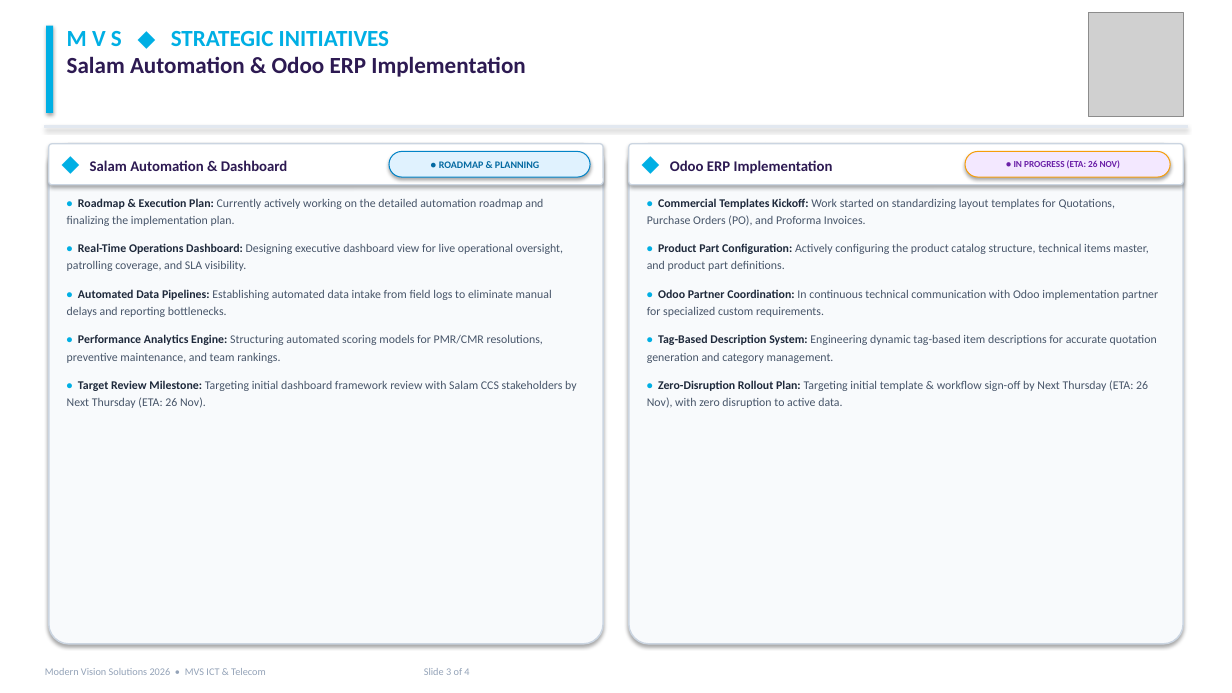
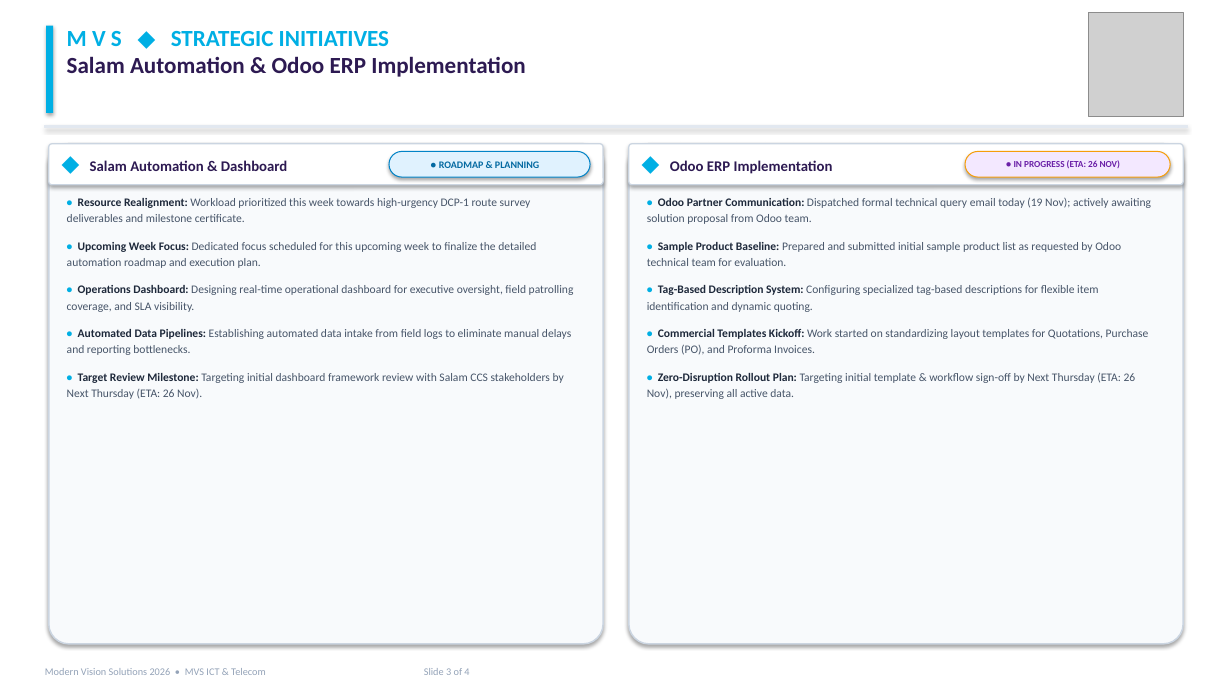
Before and after one commit to danishakbarofficial-create/mvs-portal, a slide deck: slide 3 of Presentation/MVS Weekly Tasks and IT Assets Presentation Week 47.pptx. Drawn at 1232x693 pixels with LibreOffice and Linux fonts; fonts in the diff are those of the drawing; grey boxes stand for pictures. Boxes give left, top, right and bottom in pixels: in the first picture for what was removed or moved away, otherwise in the second. Text is boxed around its words. In the diff, an @@ line names an element or a change of style, - is before the commit and + after.

Commit message:
feat: incorporate Odoo technical query email, DCP-1 Milestone 4 certificate request, and Salam workload realignments

```diff
--- a/Presentation/MVS Weekly Tasks and IT Assets Presentation Week 47.pptx
+++ b/Presentation/MVS Weekly Tasks and IT Assets Presentation Week 47.pptx
@@ text at [67, 198, 574, 312]: text changed; size 9.2 to 9 pt @@
-• Roadmap & Execution Plan: Currently actively working on the detailed automation roadmap and finalizing the implementation plan.
-• Real-Time Operations Dashboard: Designing executive dashboard view for live operational oversight, patrolling coverage, and SLA visibility.
+• Resource Realignment: Workload prioritized this week towards high-urgency DCP-1 route survey deliverables and milestone certificate.
+• Upcoming Week Focus: Dedicated focus scheduled for this upcoming week to finalize the detailed automation roadmap and execution plan.
+• Operations Dashboard: Designing real-time operational dashboard for executive oversight, field patrolling coverage, and SLA visibility.
@@ text at [647, 198, 1151, 312]: paragraphs added @@
+• Odoo Partner Communication: Dispatched formal technical query email today (19 Nov); actively awaiting solution proposal from Odoo team.
+• Sample Product Baseline: Prepared and submitted initial sample product list as requested by Odoo technical team for evaluation.
+• Tag-Based Description System: Configuring specialized tag-based descriptions for flexible item identification and dynamic quoting.
@@ text at [67, 329, 571, 399]: size 9.2 to 9 pt in "• Automated Data Pipelines: Establishing automated data ...", "• Target Review Milestone: Targeting initial dashboard ..."; line spacing 1.2 to 1.18 @@
@@ text at [647, 329, 1149, 355]: size 9.2 to 9 pt in "• Commercial Templates Kickoff: Work started on ..."; line spacing 1.2 to 1.18 @@
@@ text at [67, 334, 543, 363]: paragraph removed @@
-• Performance Analytics Engine: Structuring automated scoring models for PMR/CMR resolutions, preventive maintenance, and team rankings.
@@ text at [647, 373, 1136, 399]: text changed; size 9.2 to 9 pt @@
-• Product Part Configuration: Actively configuring the product catalog structure, technical items master, and product part definitions.
-• Odoo Partner Coordination: In continuous technical communication with Odoo implementation partner for specialized custom requirements.
-• Tag-Based Description System: Engineering dynamic tag-based item descriptions for accurate quotation generation and category management.
-• Zero-Disruption Rollout Plan: Targeting initial template & workflow sign-off by Next Thursday (ETA: 26 Nov), with zero disruption to active data.
+• Zero-Disruption Rollout Plan: Targeting initial template & workflow sign-off by Next Thursday (ETA: 26 Nov), preserving all active data.
```
Also in this commit, not shown: 1 other slide changed, 3 other files.
